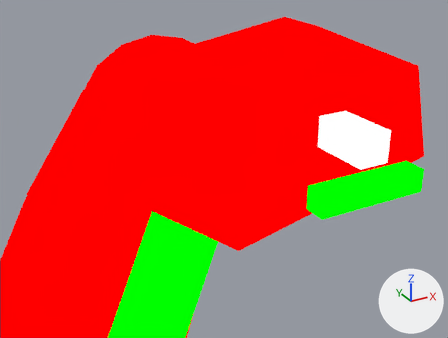
One commit to the Blender file assets-source/blender/dinos/brachiosaurus.blend: the scene before it, then after it.
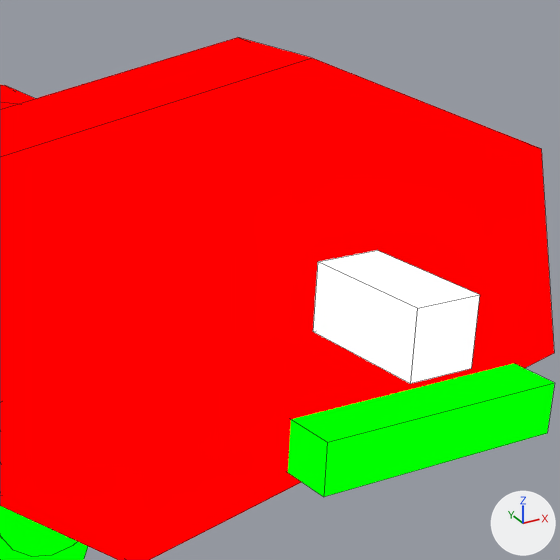
Old and new are each drawn from a 50 mm lens placed at (65.94, -22.16, 69.03), pointed at (74.0, -7.52, 61.71) and again close up on the part from 40% to 95% of the width and 0% to 73% of the height. Lighting does not change. The marker at lower right points along +X, +Y and +Z. The older version's two pictures come first. The close-ups show mesh edges as thin lines.

The first close-up shows 'DinoTycoon_brachiosaurus_Pose0_eye', 'DinoTycoon_brachiosaurus_Pose0_head', 'DinoTycoon_brachiosaurus_Pose0_jaw', 'DinoTycoon_brachiosaurus_Pose0_neck_light_1' and 2 more.
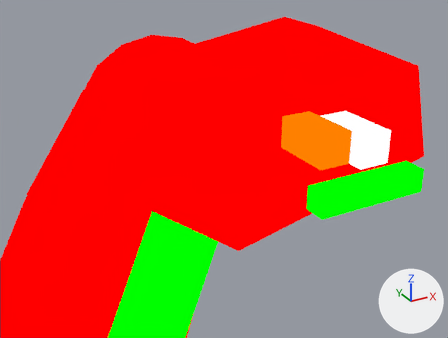
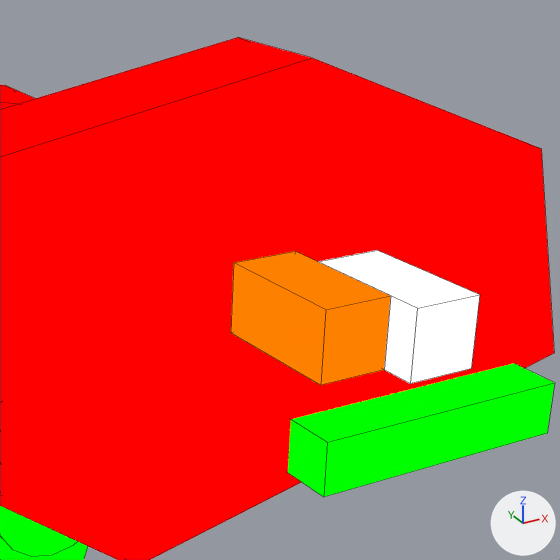
Where the change shows, as pixel boxes [x1, y1, x2, y2] in the close-ups (560 x 560 px):
'DinoTycoon_brachiosaurus_Pose0_eye_white', added (orange)
    after: [231, 251, 391, 385]

The change, as a diff of the scene's bpy script:
```diff
--- a/assets-source/blender/dinos/brachiosaurus.blend.py
+++ b/assets-source/blender/dinos/brachiosaurus.blend.py
@@ mat_dinotycoon_role_y @@
+mat_dinotycoon_role_y = emission_material('DinoTycoon_Role_Y')
+mat_dinotycoon_role_y.base_color = (1.0, 0.216, 0.0)  # orange #ff8000
@@ me_dinotycoon_brachiosaurus_pose0_eye_white @@
+me_dinotycoon_brachiosaurus_pose0_eye_white.from_pydata(...)  # a box spanning x 76.0..77.0, y -9.5..-7.5, z 62.0..63.0
+me_dinotycoon_brachiosaurus_pose0_eye_white.materials.append(mat_dinotycoon_role_y)  # orange #ff8000
@@ ob_dinotycoon_brachiosaurus_pose0_eye_white @@
+ob_dinotycoon_brachiosaurus_pose0_eye_white = bpy.data.objects.new('DinoTycoon_brachiosaurus_Pose0_eye_white', me_dinotycoon_brachiosaurus_pose0_eye_white)
+ob_dinotycoon_brachiosaurus_pose0_eye_white.location = (0.0, 0.0, 0.0)
```
